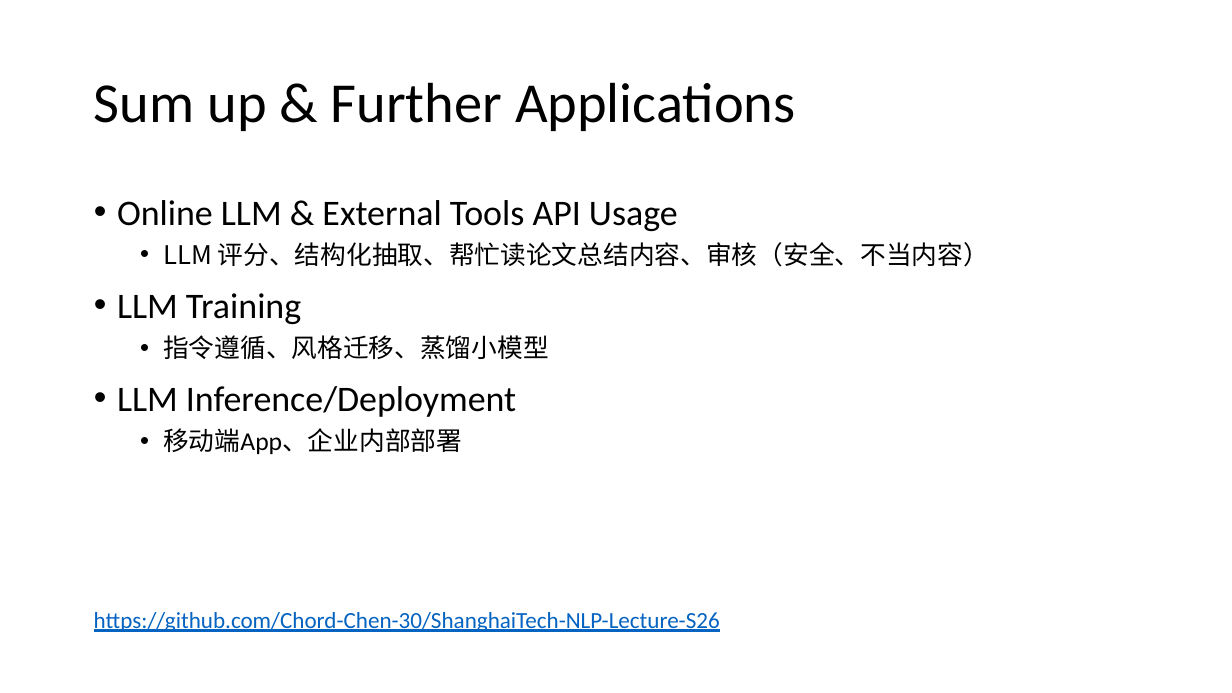
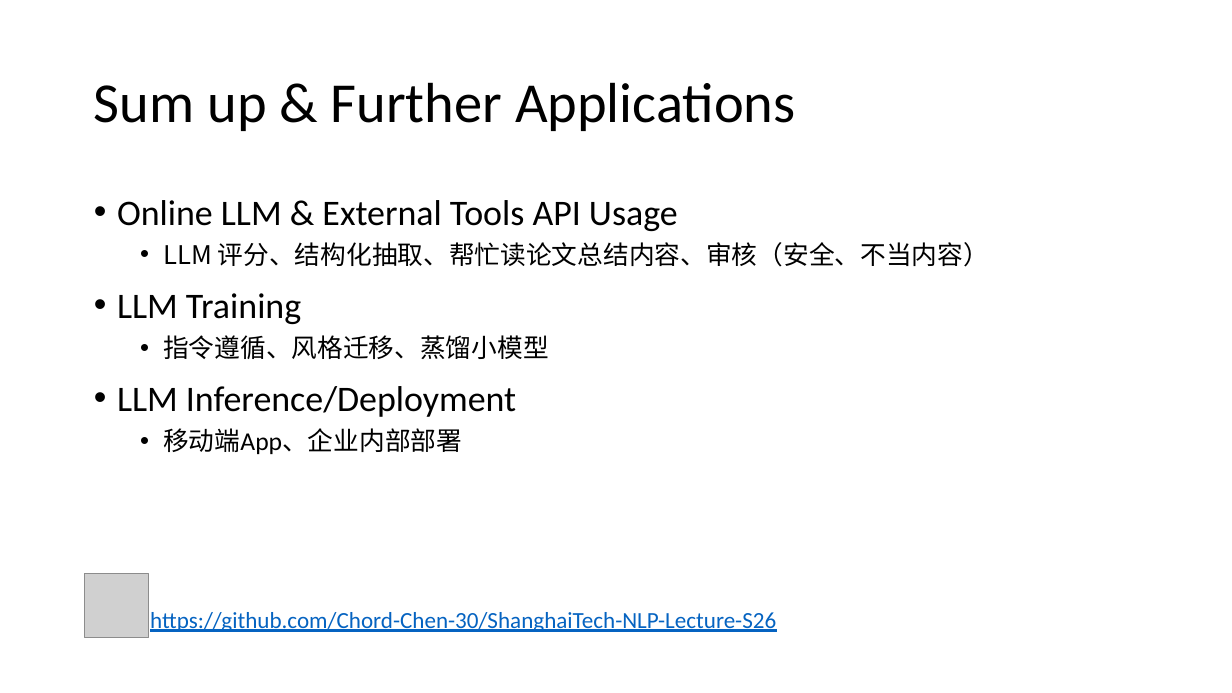
Before and after one commit to Chord-Chen-30/ShanghaiTech-NLP-Lecture-S26, a slide deck: slide 28 of llm_engineering.pptx (slide 27 before the commit). Drawn at 1232x693 pixels with LibreOffice and Linux fonts; fonts in the diff are those of the drawing; grey boxes stand for pictures. Boxes give left, top, right and bottom in pixels: in the first picture for what was removed or moved away, otherwise in the second. Text is boxed around its words. In the diff, an @@ line names an element or a change of style, - is before the commit and + after.

```diff
--- a/llm_engineering.pptx
+++ b/llm_engineering.pptx
@@ picture added at <box>85,574,149,638</box> @@
@@ text "https://github.com/Chord-Chen-30/ShanghaiTech-NLP-Lecture-S2 ...": place and size @@
-text "https://github.com/Chord-Chen-30/ShanghaiTech-NLP-Lecture-S2 ..." at <box>94,612,720,632</box>
+text "https://github.com/Chord-Chen-30/ShanghaiTech-NLP-Lecture-S2 ..." at <box>150,612,776,632</box>
```
Also in this commit, not shown: 17 other slides changed, 1 slide added.
